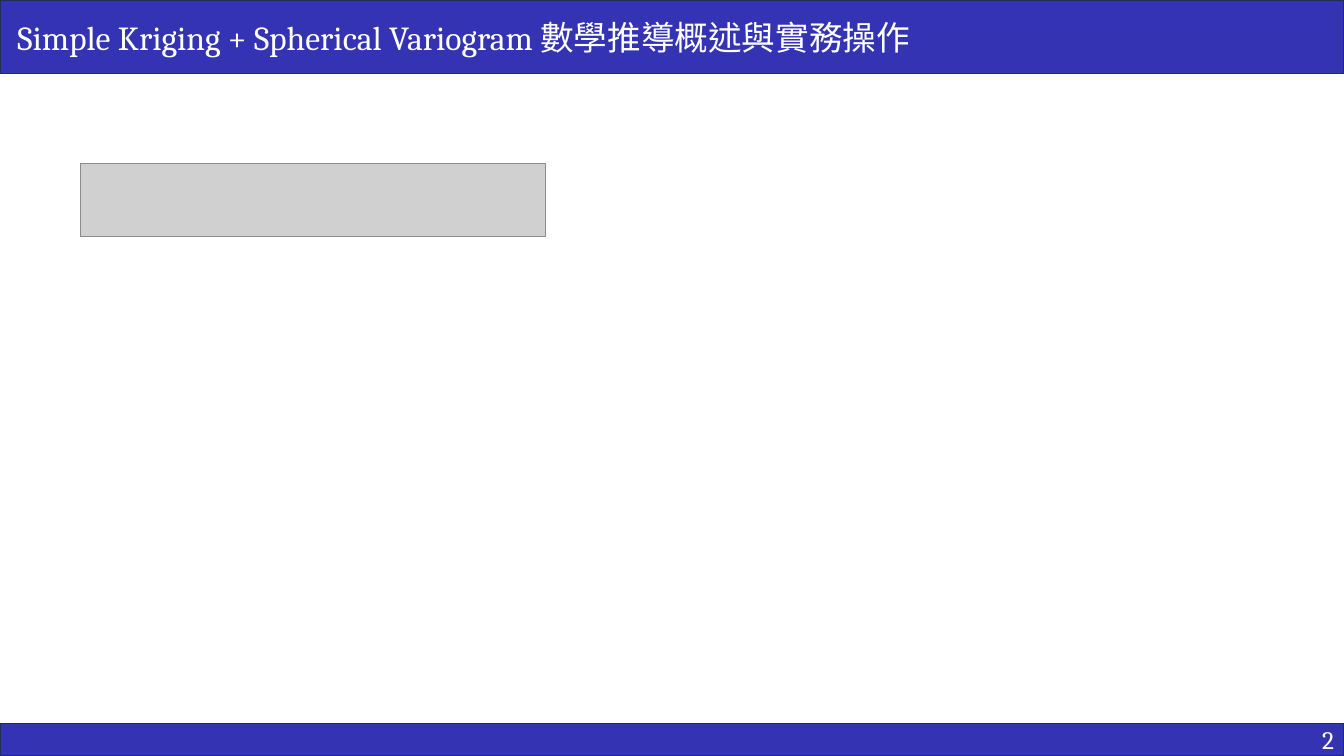
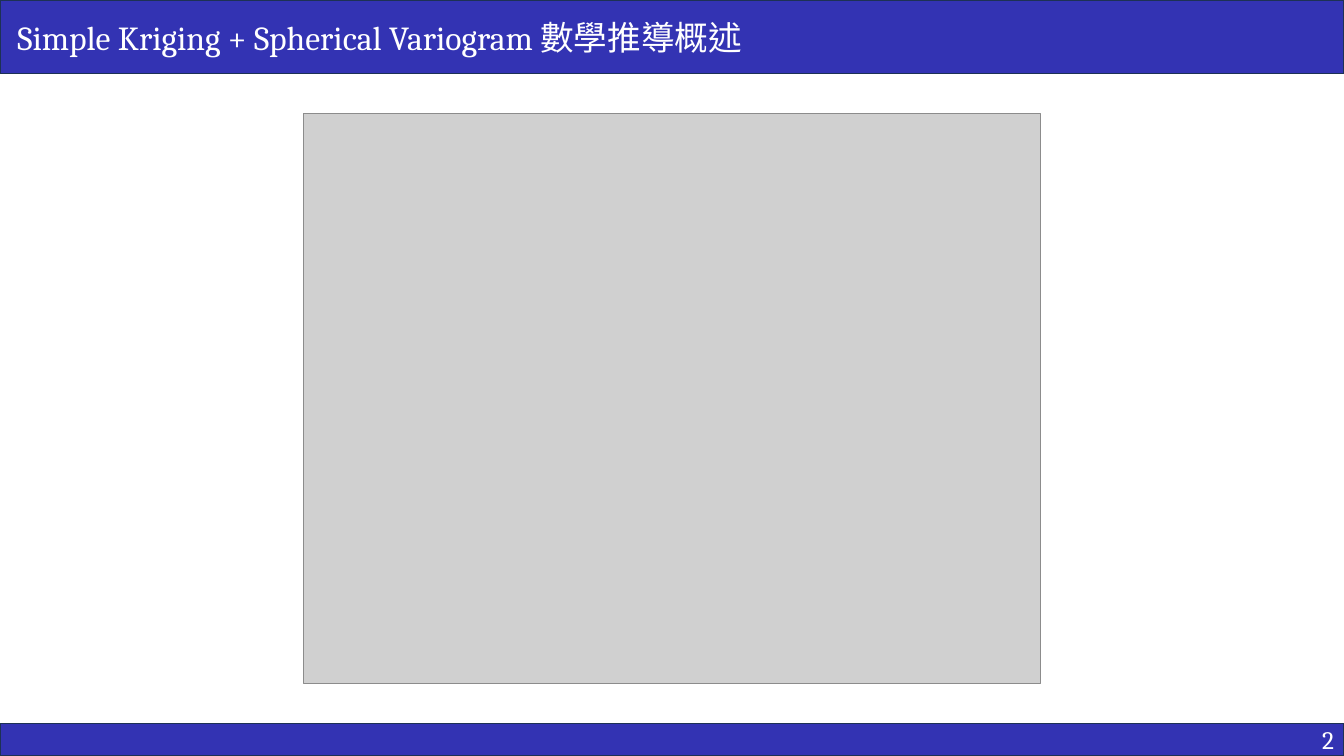
Before and after one commit to ricki0313/rainfall_practice, a slide deck: slide 14 of report/rainfall_report.pptx. Drawn at 1344x756 pixels with LibreOffice and Linux fonts; fonts in the diff are those of the drawing; grey boxes stand for pictures. Boxes give left, top, right and bottom in pixels: in the first picture for what was removed or moved away, otherwise in the second. Text is boxed around its words. In the diff, an @@ line names an element or a change of style, - is before the commit and + after.

Commit message:
ppt_0208

```diff
--- a/report/rainfall_report.pptx
+++ b/report/rainfall_report.pptx
@@ text in rectangle at (x1=17, y1=21, x2=742, y2=58): text changed @@
-Simple Kriging + Spherical Variogram 數學推導概述與實務操作
+Simple Kriging + Spherical Variogram 數學推導概述
@@ picture added at (x1=303, y1=114, x2=1041, y2=684) @@
@@ picture removed at (x1=81, y1=163, x2=545, y2=237) @@
```
Also in this commit, not shown: 3 slides added.
